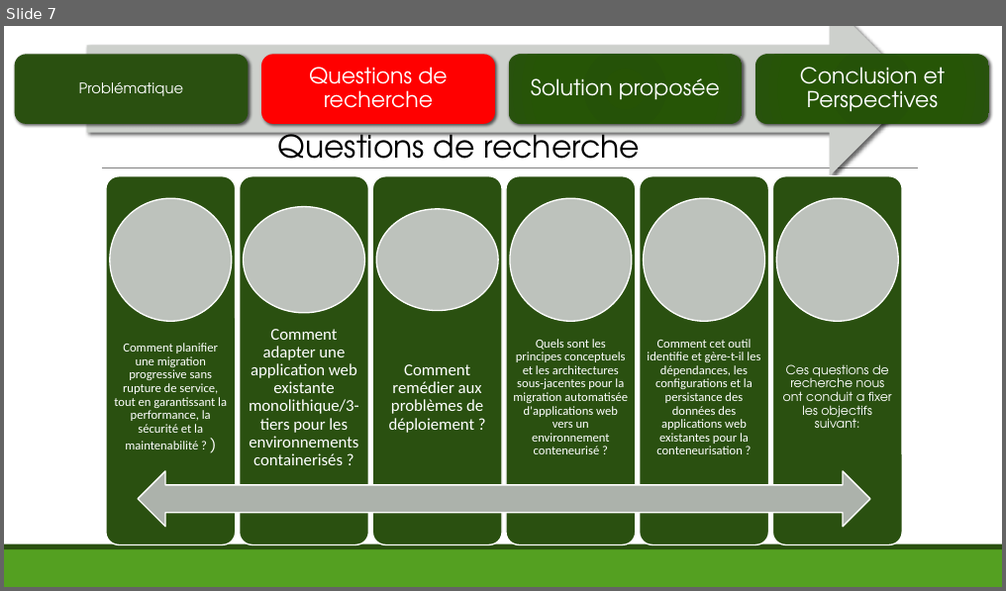
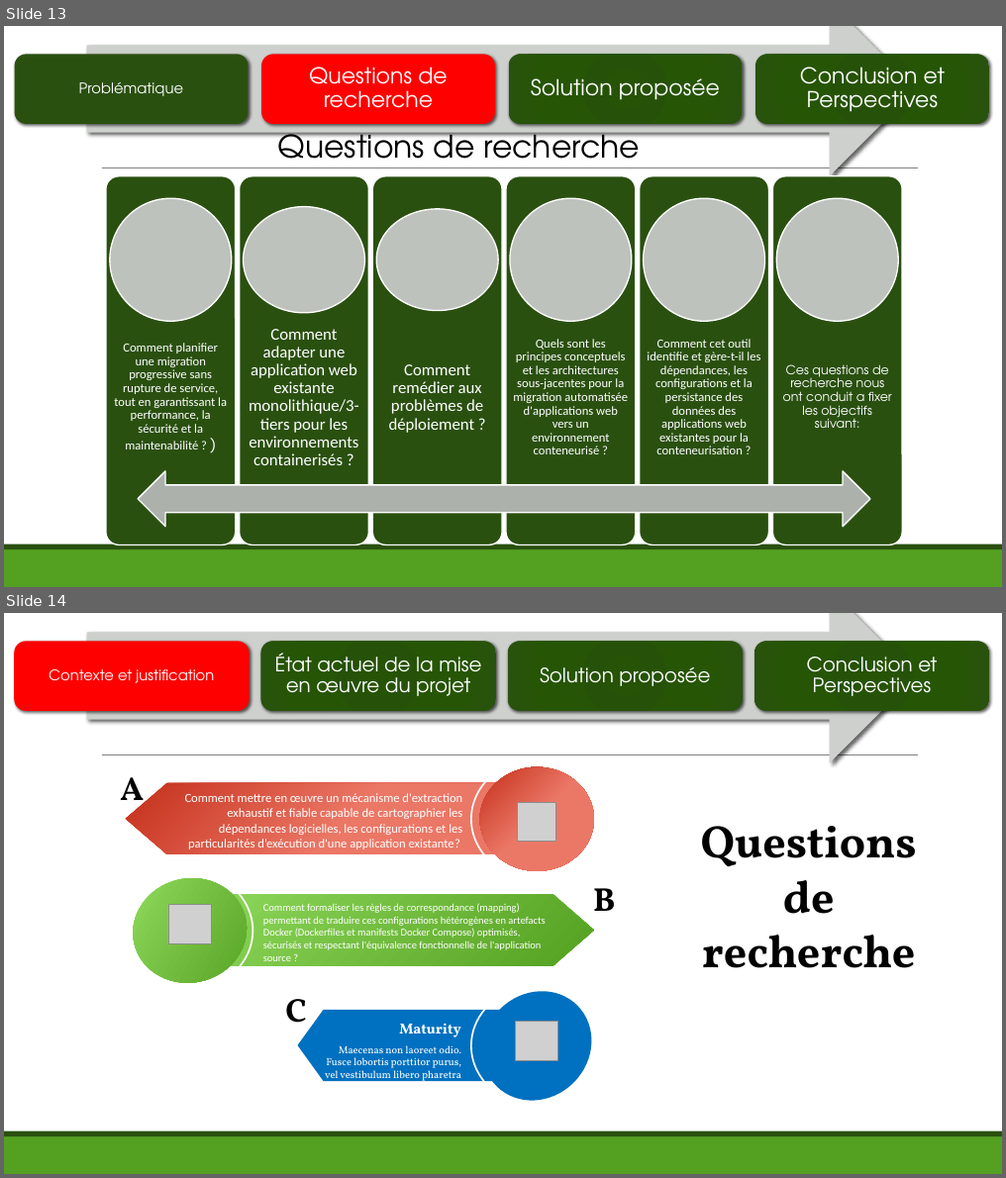
Before and after one commit to dahiroumohamadou/projet-memo-m2, a slide deck: Presentation.pptx. Shown one above the other, each under a label of ours: slide 7 before the commit, slides 13 and 14 after it. The pictures are 1006x591 and 1006x1178 pixels, drawn with LibreOffice and Linux fonts; fonts in the diff are those of the drawing; grey boxes stand for pictures. Boxes give left, top, right and bottom in pixels: in the first picture for what was removed or moved away, otherwise in the second. Text is boxed around its words. In the diff, an @@ line names an element or a change of style, - is before the commit and + after.

Commit message:
mise à jour du powerpoint

```diff
--- a/Presentation.pptx
+++ b/Presentation.pptx
@@ slide 14 added at <box>4,613,1002,1174</box>, background #FFFFFF; not listed: 3 template elements that a slide beside it also shows @@
@@ group added at <box>15,613,989,762</box>: 4 rounded rectangles, 4 texts, 1 right arrow @@
+Contexte et justification
+État actuel de la mise en œuvre du projet
+Solution proposée
+Conclusion et Perspectives
@@ group added at <box>120,759,917,1124</box>: 9 freeform shapes, 7 texts, 3 pictures @@
+Questions de recherche
+C
+A
+B
+Comment mettre en œuvre un mécanisme d'extraction exhaustif et fiable capable de cartographier les dépendances logicielles, les configurations et les particularités d’exécution d'une application existante?
+Maturity
+Maecenas non laoreet odio. Fusce lobortis porttitor purus, vel vestibulum libero pharetra vel.
+Comment formaliser les règles de correspondance (mapping) permettant de traduire ces configurations hétérogènes en artefacts Docker (Dockerfiles et manifests Docker Compose) optimisés, sécurisés et respectant l'équivalence fonctionnelle de l'application source ?
@@ what was slide 7 is now slide 13 @@
```
Also in this commit, not shown: 2 slides changed, 8 other slides added, 9 other files.
